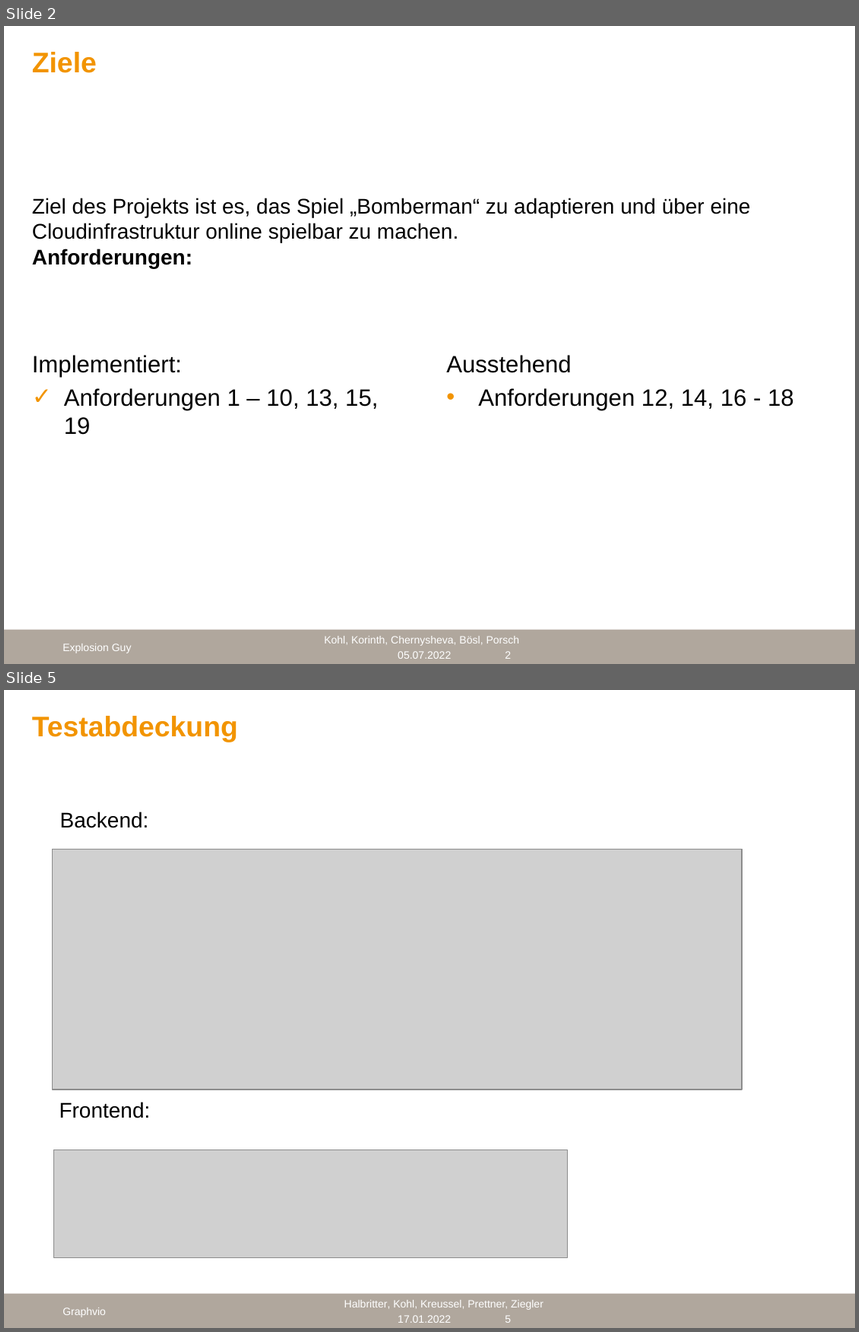
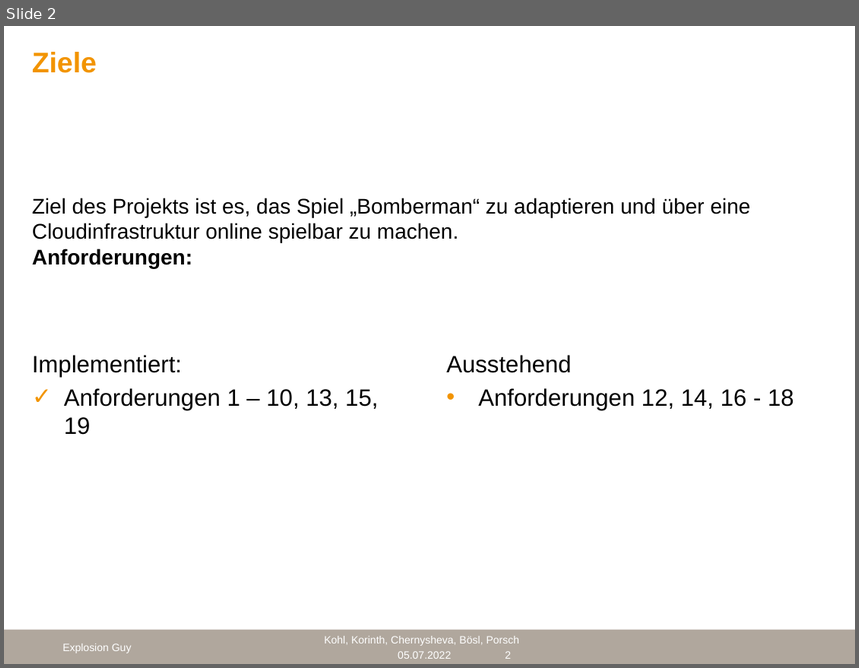
Before and after one commit to cyberlytics/ExplosionGuy, a slide deck: doc/Präsentation/Abschlussprasentation.pptx. Shown one above the other, each under a label of ours: slides 2 and 5 before the commit, slide 2 after it; the slides between them are not shown. The pictures are 859x1332 and 859x668 pixels, drawn with LibreOffice and Linux fonts; fonts in the diff are those of the drawing; grey boxes stand for pictures; background and template pictures are left out. Boxes give left, top, right and bottom in pixels: in the first picture for what was removed or moved away, otherwise in the second. Text is boxed around its words. In the diff, an @@ line names an element or a change of style, - is before the commit and + after.

```diff
--- a/doc/Präsentation/Abschlussprasentation.pptx
+++ b/doc/Präsentation/Abschlussprasentation.pptx
@@ slide 5 removed at [4, 690, 855, 1328], background #FFFFFF; not listed: 1 template element that a slide beside it also shows @@
@@ title removed at [32, 716, 238, 742] @@
-Testabdeckung
@@ text removed at [60, 812, 149, 828] @@
-Backend:
@@ picture removed at [53, 849, 742, 1089] @@
@@ text removed at [59, 1102, 151, 1119] @@
-Frontend:
@@ picture removed at [54, 1150, 567, 1258] @@
@@ text removed at [344, 1300, 544, 1310] @@
-Halbritter, Kohl, Kreussel, Prettner, Ziegler
@@ text removed at [63, 1308, 106, 1318] @@
-Graphvio
@@ text removed at [398, 1315, 451, 1323] @@
-17.01.2022
@@ page number removed at [505, 1315, 511, 1323] @@
-5
```
Also in this commit, not shown: 1 slide changed, 4 slides added, 4 other slides removed.
